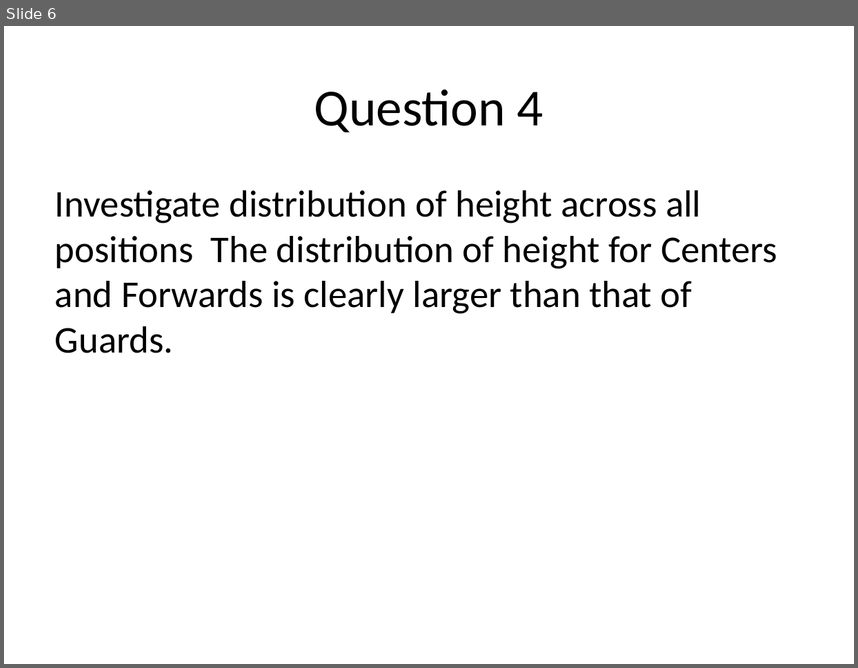
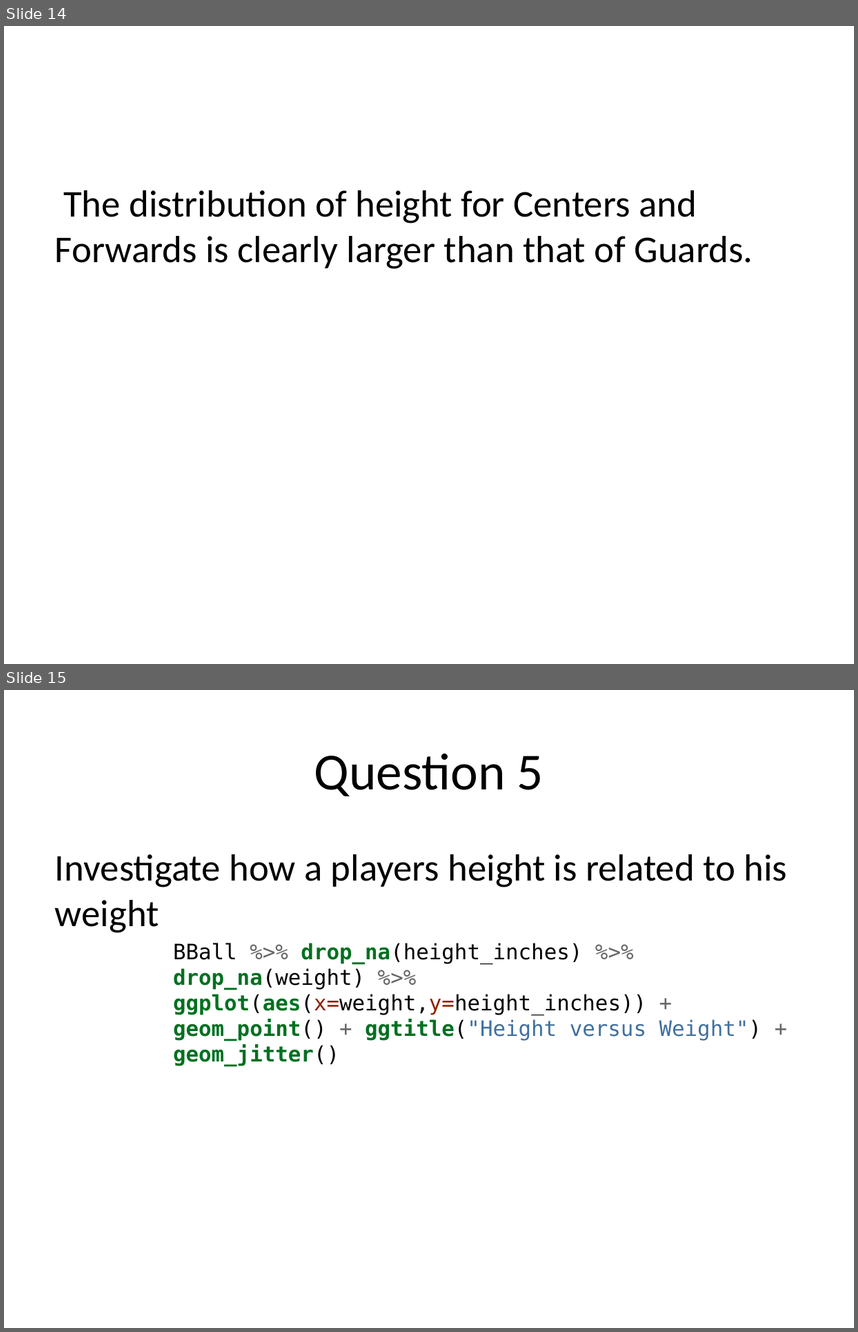
Before and after one commit to rmpalmer/MDS-6306-Doing-Data-Science-Fall-2019, a slide deck: Unit 2/Richard_Palmer_LiveSession_2.pptx. Shown one above the other, each under a label of ours: slide 6 before the commit, slides 14 and 15 after it. The pictures are 858x668 and 858x1332 pixels, drawn with LibreOffice and Linux fonts; fonts in the diff are those of the drawing. Boxes give left, top, right and bottom in pixels: in the first picture for what was removed or moved away, otherwise in the second. Text is boxed around its words. In the diff, an @@ line names an element or a change of style, - is before the commit and + after.

```diff
--- a/Unit 2/Richard_Palmer_LiveSession_2.pptx
+++ b/Unit 2/Richard_Palmer_LiveSession_2.pptx
@@ slide 15 added at (4,690,854,1328), background #FFFFFF @@
@@ title added at (314,753,544,796), 44 pt, text #000000 @@
+Question 5
@@ text added at (55,854,787,1065), 18 pt, text #000000 @@
+Investigate how a players height is related to his weight
+BBall %>% drop_na(height_inches) %>% drop_na(weight) %>% ggplot(aes(x=weight,y=height_inches)) + geom_point() + ggtitle("Height versus Weight") + geom_jitter()
@@ what was slide 6 is now slide 14 @@
@@ slide 14 changed as well @@
@@ title removed at (314,89,544,132) @@
-Question 4
@@ text at (55,190,753,269): text changed @@
-Investigate distribution of height across all positions The distribution of height for Centers and Forwards is clearly larger than that of Guards.
+The distribution of height for Centers and Forwards is clearly larger than that of Guards.
```
Also in this commit, not shown: 8 other slides changed, 17 other slides added, 1 other file.
